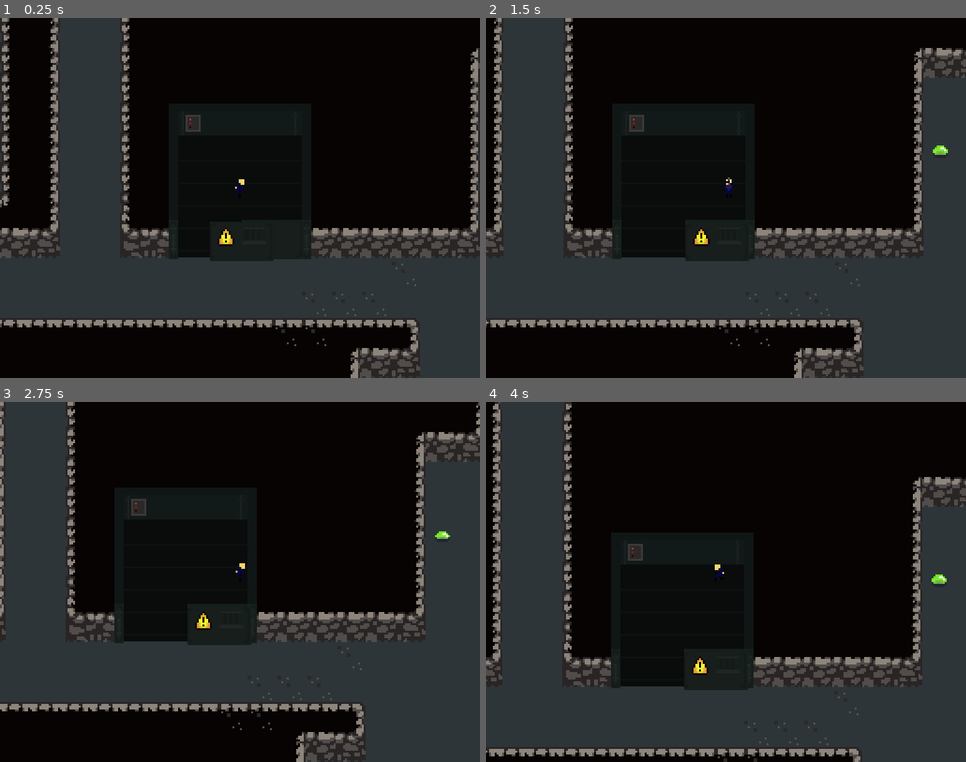
Above: before the commit, frames 1-4 (two rows, left to right).
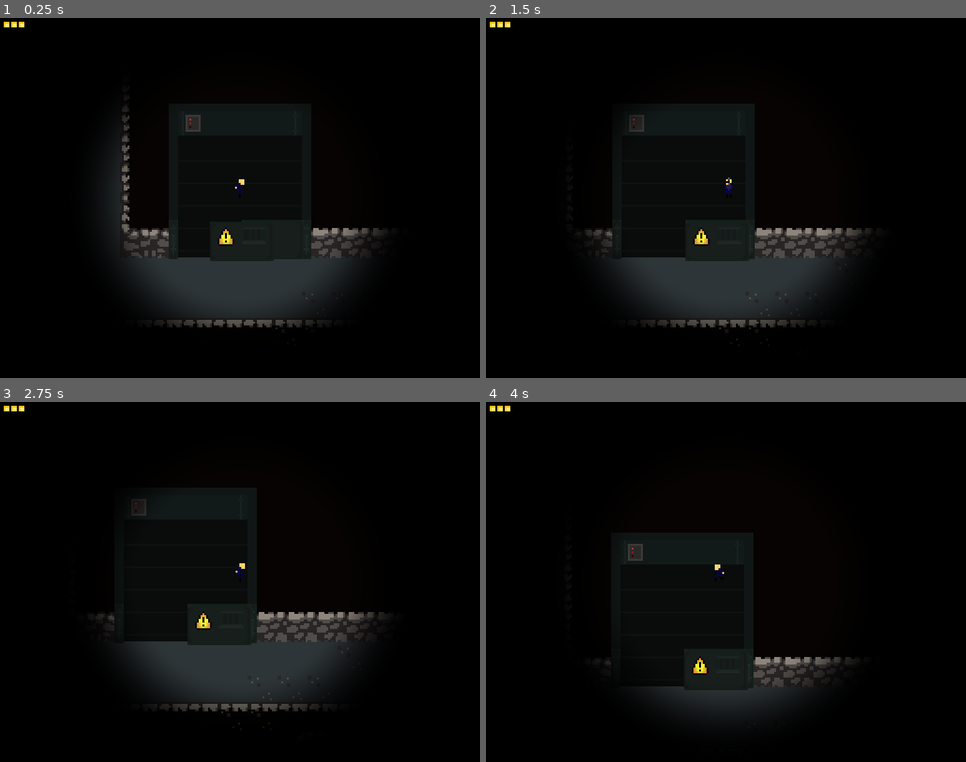
Above: after the commit, the same moments.

Repository: TorLindahl/DungeonCrawler
Game: Godot game, scene res://World/Levels/Level1.tscn
The game is run twice, just before and just after one commit, with the same random seed, the same clock (stepped at 60 frames per second) and the same inputs.
Inputs (mouse positions are in pixels of both pictures, inside the frame that each line leads up to):
- Up to frame 1 (0.25 s): no input
- Up to frame 2 (1.5 s): move the mouse to (831, 180) at 0.52 s; hold D (right) 0.53-1.28 s; click (831, 180) at 0.6 s; move the mouse to (630, 216) at 1.27 s; hold S (down) from 1.28 s (still down); click (630, 216) at 1.35 s
- Up to frame 3 (2.75 s): tap Enter at 2 s; move the mouse to (288, 502) at 2.02 s; release S (down) at 2.03 s; hold D (right) from 2.03 s (still down); click (288, 502) at 2.1 s
- Up to frame 4 (4 s): move the mouse to (702, 654) at 2.77 s; release D (right) at 2.78 s; hold W (up) 2.78-3.53 s; click (702, 654) at 2.85 s; move the mouse to (870, 636) at 3.52 s; hold A (left) from 3.53 s (still down); click (870, 636) at 3.6 s

The runs differ from the first frame. In frame 1, 31% of the frame differs, in the area x 0-100%, y 0-100%; in frame 2, 36%; in frame 3, 37%; in frame 4, 40%.

Commit message:
* Added camera shader * Added HP sprites

Diff:
--- /dev/null
+++ b/CameraShader.tres
@@ -0,0 +1,20 @@
+[gd_resource type="Shader" load_steps=2 format=2]
+
+[sub_resource type="GDScript" id=1]
+
+[resource]
+code = "shader_type canvas_item;
+
+uniform float fade = 1.0;
+
+void fragment()
+{
+	// create normalized coord with origin in the center of the screen
+	vec2 pixel_pos = vec2(SCREEN_UV.x-0.5, (SCREEN_UV.y-0.5) * 0.75 );
+
+	// calculate the light for the pixel
+	float light = smoothstep( 0.6 , 0.8 , fade - length(pixel_pos) );
+
+	COLOR = vec4(texture(SCREEN_TEXTURE, SCREEN_UV).xyz * light, 1.0);
+}"
+script = SubResource( 1 )
--- a/Enemies/Enemy.gd
+++ b/Enemies/Enemy.gd
@@ -10,7 +10,7 @@
 
 var state = IDLE
 
-var health = 100
+var health = 10
 
 func player_hit( damage ):
 	if health <= 0:
@@ -25,4 +25,4 @@
 func get_hurt_level():
 	if state == DIE:
 		return 0
-	return 25
+	return 10
--- a/Player.gd
+++ b/Player.gd
@@ -15,19 +15,25 @@
 
 var hitTime = 0.0
 var knockBackTime = 0.0
-var health = 100
+var health = 30
 
 onready var sprite: = $Sprite
 onready var anim: = $AnimationPlayer
 onready var blood: = $Particles2D
+onready var healthSprite: = $Camera2D/CanvasLayer/Health
 
 func _ready():
 	restart()
 
+func update_health_sprite():
+	var h = int(health/10)
+	healthSprite.region_rect = Rect2( 1, 97, h*4, 3 )
+
 func restart():
 	position = Vector2.ZERO
 	anim.play("IdleRight")
-	health = 100
+	health = 30
+	update_health_sprite()
 	set_state(RUN)
 	blood.emitting = false
 	sprite.visible = true
@@ -72,6 +78,8 @@
 		set_state(HIT)
 	else:
 		set_state(DIE)
+
+	update_health_sprite()
 
 
 func run_state(deltaTime):
@@ -134,7 +142,7 @@
 # called if a body entered our attack area
 func _on_AttackArea_body_entered(body):
 	if body is Enemy:
-		body.player_hit(100)
+		body.player_hit(10)
 
 # called if body entered our hit box
 func _on_HitArea_body_entered(body):
--- a/Player.tscn
+++ b/Player.tscn
@@ -1,11 +1,16 @@
-[gd_scene load_steps=25 format=2]
+[gd_scene load_steps=27 format=2]
 
 [ext_resource path="res://Player.gd" type="Script" id=1]
 [ext_resource path="res://Player.png" type="Texture" id=2]
+[ext_resource path="res://CameraShader.tres" type="Shader" id=3]
 
 [sub_resource type="CapsuleShape2D" id=3]
 radius = 1.0
 height = 4.0
+
+[sub_resource type="ShaderMaterial" id=25]
+shader = ExtResource( 3 )
+shader_param/fade = 1.0
 
 [sub_resource type="Animation" id=13]
 resource_name = "AttackDown"
@@ -793,6 +798,26 @@
 current = true
 smoothing_enabled = true
 smoothing_speed = 7.0
+
+[node name="CanvasLayer" type="CanvasLayer" parent="Camera2D"]
+
+[node name="ScreenEffect" type="ColorRect" parent="Camera2D/CanvasLayer"]
+material = SubResource( 25 )
+margin_right = 256.0
+margin_bottom = 192.0
+__meta__ = {
+"_edit_lock_": true
+}
+
+[node name="Health" type="Sprite" parent="Camera2D/CanvasLayer"]
+position = Vector2( 2, 2 )
+texture = ExtResource( 2 )
+centered = false
+region_enabled = true
+region_rect = Rect2( 1, 97, 39, 3 )
+__meta__ = {
+"_edit_group_": true
+}
 
 [node name="Sprite" type="Sprite" parent="."]
 position = Vector2( 0.5, 0 )
Binary file changed: Player.png
